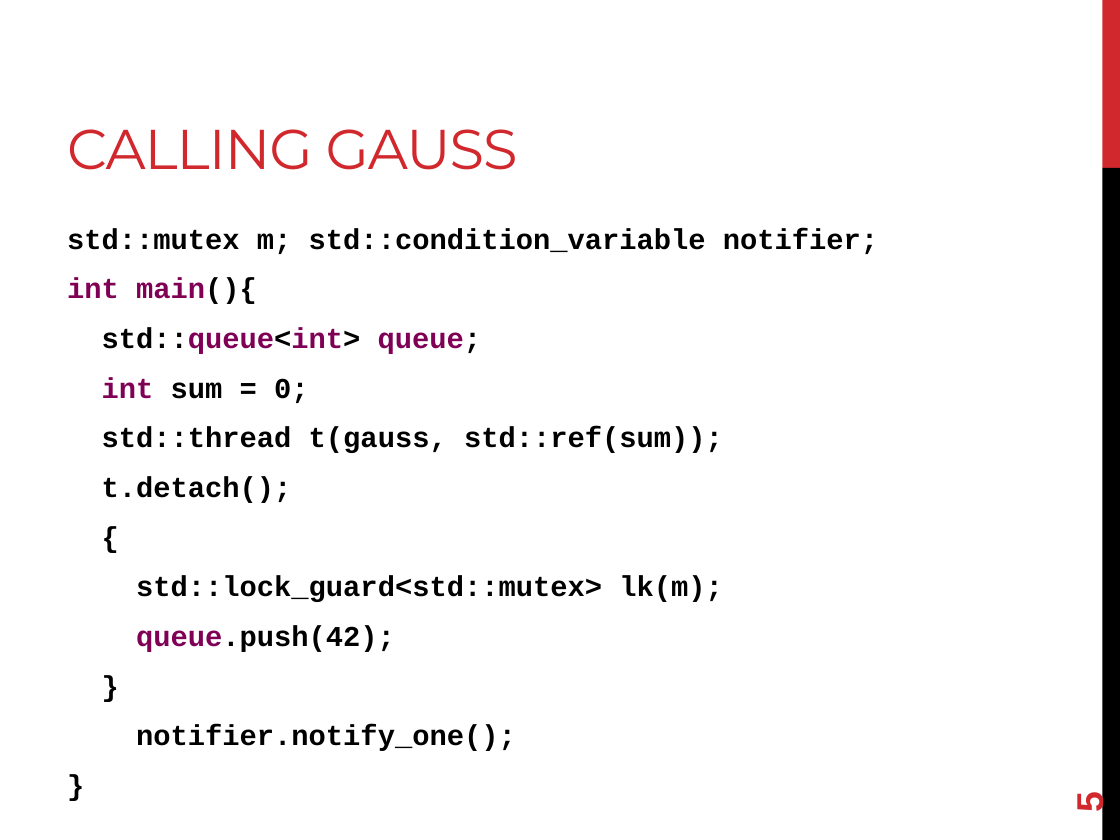
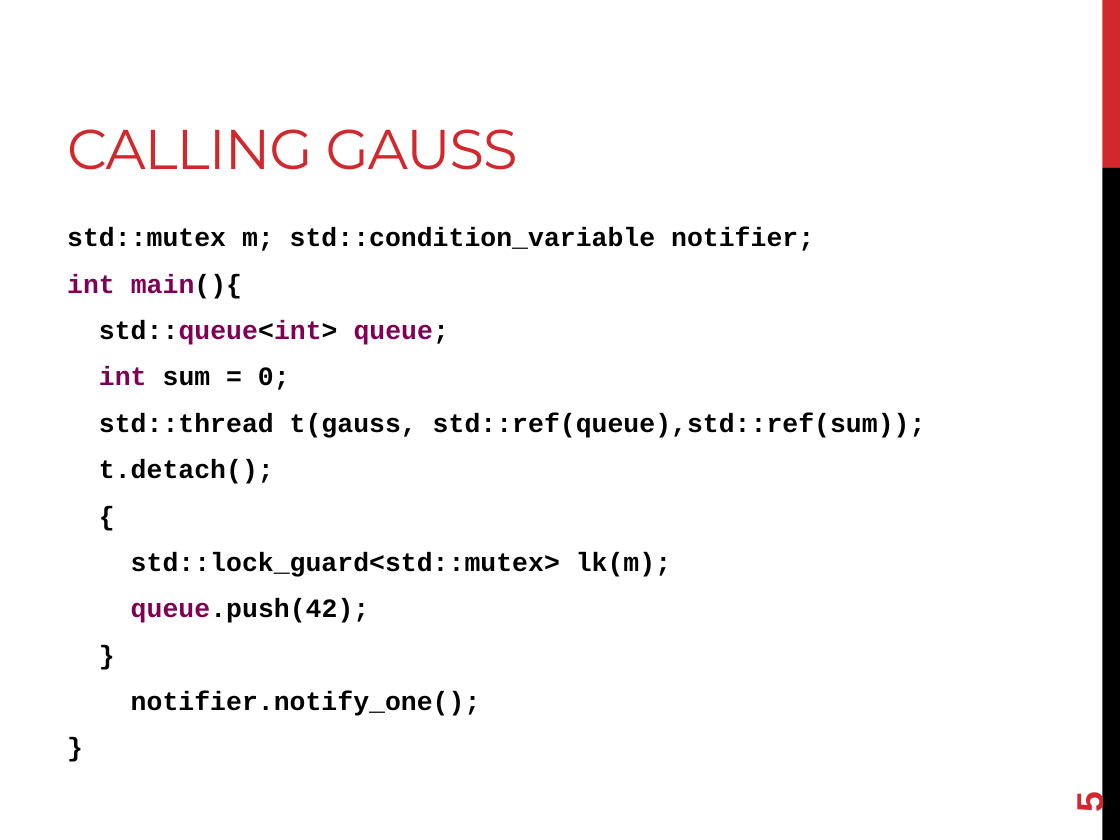
Before and after one commit to joshpeterson/DevelopingConcurrentSoftware, a slide deck: slide 5 of Lectures/Asynchronous Operations/Asynchronous Operations.pptx. Drawn at 1120x840 pixels with LibreOffice and Linux fonts; fonts in the diff are those of the drawing. Boxes give left, top, right and bottom in pixels: in the first picture for what was removed or moved away, otherwise in the second. Text is boxed around its words. In the diff, an @@ line names an element or a change of style, - is before the commit and + after.

```diff
--- a/Lectures/Asynchronous Operations/Asynchronous Operations.pptx
+++ b/Lectures/Asynchronous Operations/Asynchronous Operations.pptx
@@ text at bbox=[67, 228, 814, 716]: size 18.5 to 17 pt in "std::mutex m; std::condition_variable notifier;", "int main(){", "std::queue<int> queue;", "int sum = 0;" and 7 more places @@
@@ text at bbox=[99, 413, 926, 438]: text changed; size 18.5 to 17 pt @@
-std::thread t(gauss, std::ref(sum));
+std::thread t(gauss, std::ref(queue),std::ref(sum));
```
Also in this commit, not shown: 23 other files.
